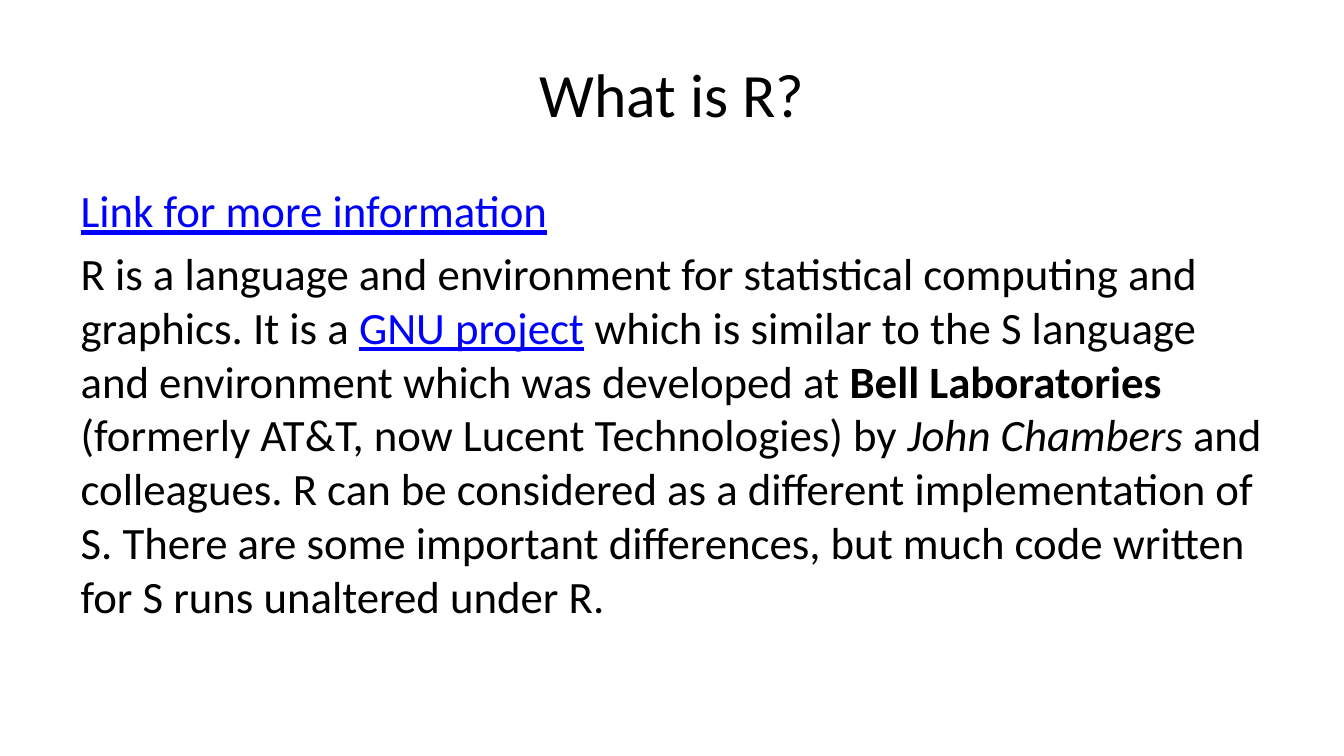
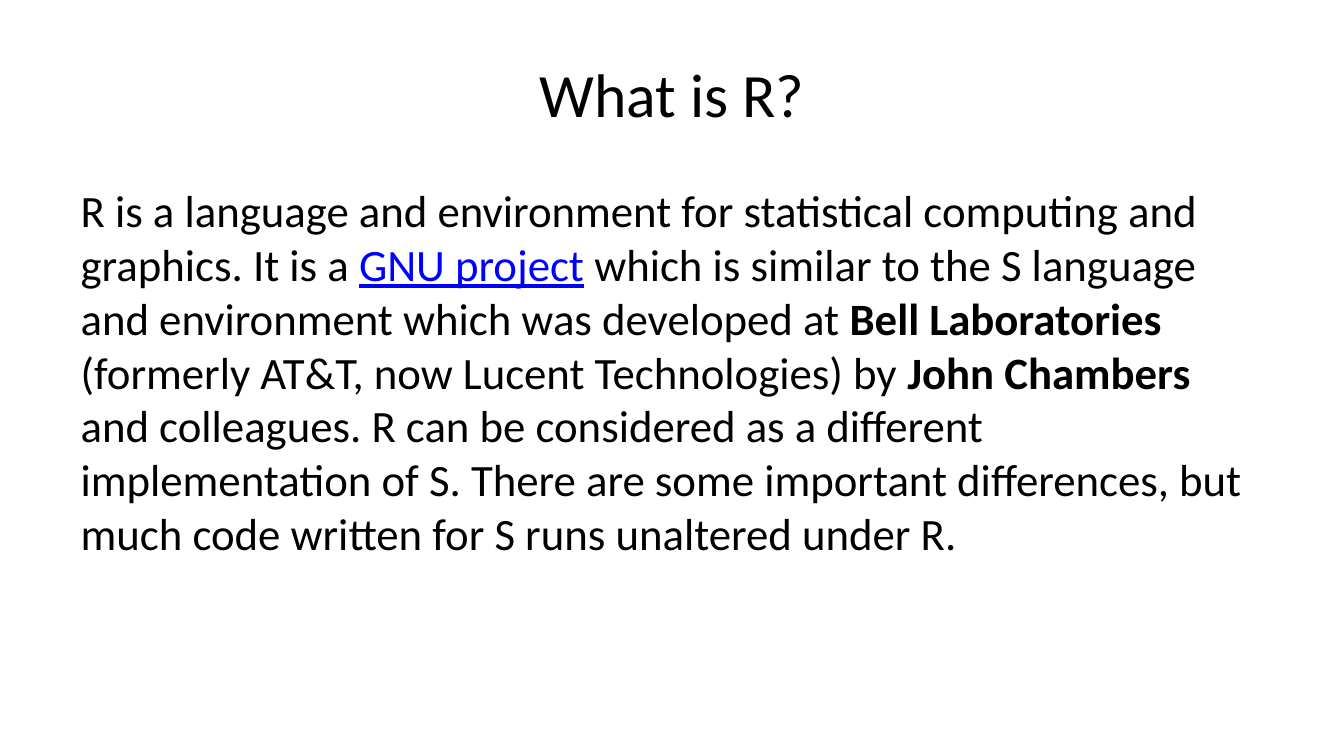
Before and after one commit to clobos/UFSCar_Sorocaba_15_03_23, a slide deck: slide 2 of slides_UFSCar.pptx. Drawn at 1344x756 pixels with LibreOffice and Linux fonts; fonts in the diff are those of the drawing. Boxes give left, top, right and bottom in pixels: in the first picture for what was removed or moved away, otherwise in the second. Text is boxed around its words. In the diff, an @@ line names an element or a change of style, - is before the commit and + after.

```diff
--- a/slides_UFSCar.pptx
+++ b/slides_UFSCar.pptx
@@ text "R is a language and ..." at (x1=81, y1=196, x2=1241, y2=551): bold on, italic off in "John Chambers" @@
@@ text at (x1=81, y1=196, x2=547, y2=235): paragraph removed @@
-Link for more information
```
Also in this commit, not shown: 8 other slides changed, 1 slide removed, 6 other files.
